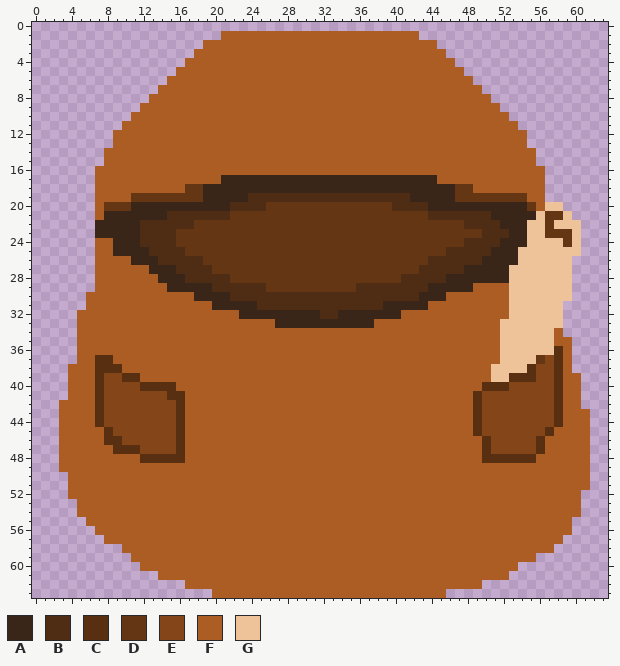
Pixel-art file: Assets/DawnyArt/bag.aseprite. The picture above is the old version.
64x64 pixels, 1 frame. Colours within 5 levels of each other are drawn and written as one.
Palette (. is transparent): A #392618  B #4f2d15  C #582f11  D #653614  E #844619  F #ab5d24  G #eec39a
After the commit:
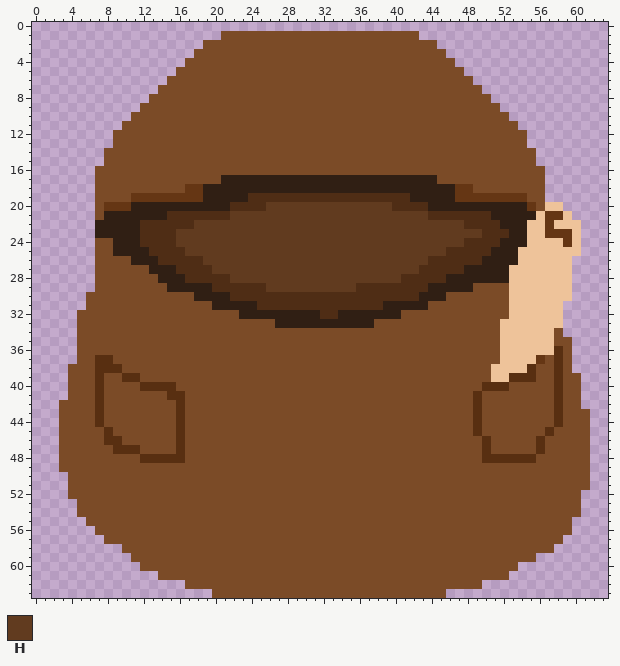
Colours new in this view: H #613b1f
Message: Dawny: Charsheet instructions, update on bag
The edit:
Colour A changes from #392618 to #301f14.
Colour F changes from #ab5d24 to #7b4b27.
Colour E becomes colour F in row 37 at x 57; in row 38 at x 56 to 57; in row 39 at x 8 to 9 and 56 to 57; in row 40 at x 8 to 11 and 53 to 57; in row 41 at x 8 to 14 and 50 to 57; in rows 42 to 44 at x 8 to 15 and 50 to 57.
Colour E becomes colour F in row 45 at x 9 to 15 and 50 to 56; in row 46 at x 10 to 15 and 51 to 55; in row 47 at x 12 to 15 and 51 to 55.
Colour D becomes colour H in row 20 at x 26 to 39; in row 21 at x 22 to 43; in row 22 at x 18 to 47; in row 23 at x 16 to 49; in row 24 at x 16 to 47; in row 25 at x 17 to 45.
Colour D becomes colour H in row 26 at x 19 to 43; in row 27 at x 20 to 42; in row 28 at x 22 to 40; in row 29 at x 26 to 35.
Where, in picture pixels (left, top, right, bottom), the same in both pictures:
changed: (59, 31, 590, 598)
